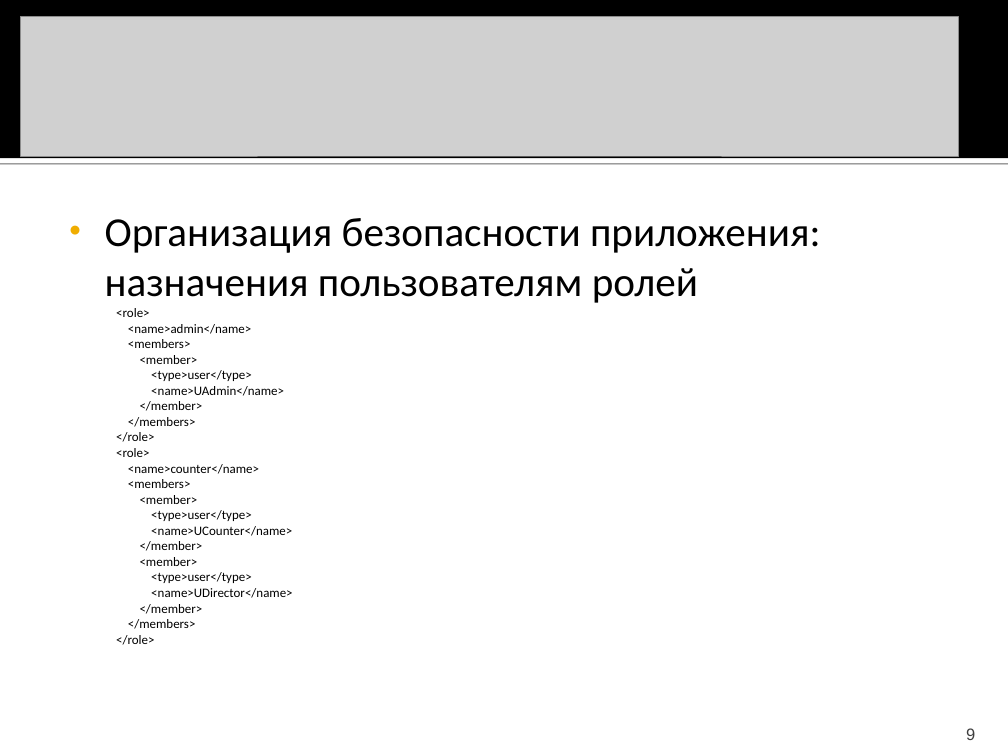
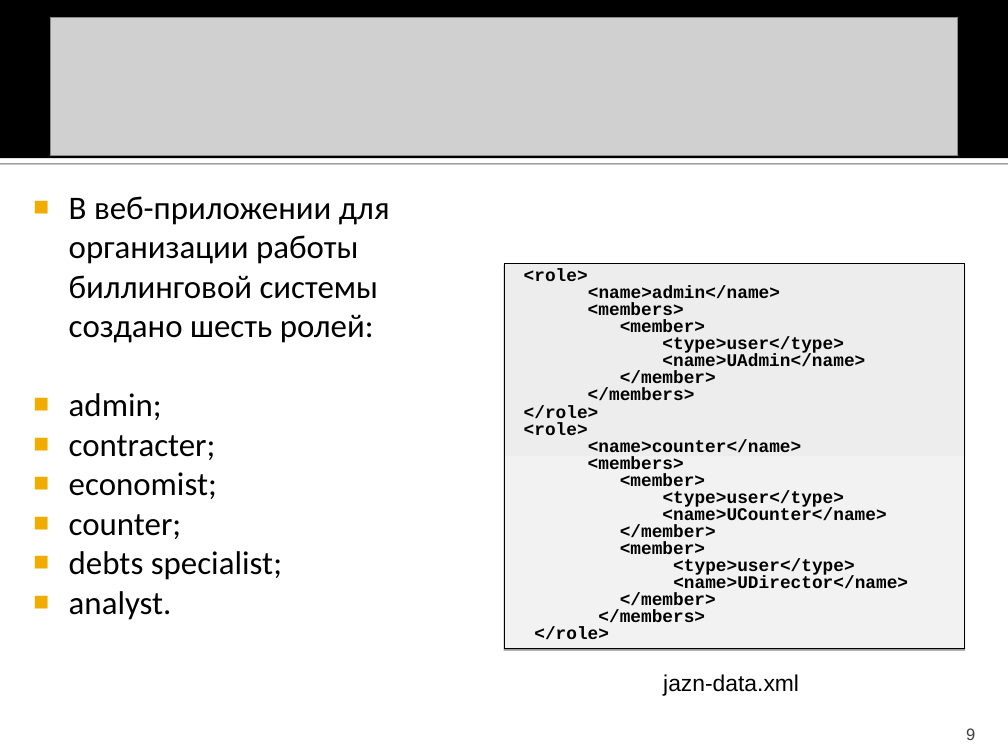
Before and after one commit to BarabancsikovaNatalia/CourseWork, a slide deck: slide 9 of Презентация к курсовой работе.ppt. Drawn at 1008x756 pixels with LibreOffice and Linux fonts; fonts in the diff are those of the drawing; grey boxes stand for pictures. Boxes give left, top, right and bottom in pixels: in the first picture for what was removed or moved away, otherwise in the second. Text is boxed around its words. In the diff, an @@ line names an element or a change of style, - is before the commit and + after.

```diff
--- a/Презентация к курсовой работе.ppt
+++ b/Презентация к курсовой работе.ppt
@@ picture: place and size @@
-picture at (21,16,959,156)
+picture at (50,17,958,155)
@@ text added at (69,196,390,620), 25.9 pt, text #000000 @@
+■ В веб-приложении для организации работы биллинговой системы создано шесть ролей:
+■ admin;
+■ contracter;
+■ economist;
+■ counter;
+■ debts specialist;
+■ analyst.
@@ text in rectangle at (105,218,821,303): paragraph removed @@
-• Организация безопасности приложения: назначения пользователям ролей
@@ rectangle "<role>": place and size @@
-rectangle "<role>" at (105,218,821,645)
+rectangle "<role>" at (504,263,965,649)
@@ rectangle "<role>" at (504,263,965,649): size 10.2 to 14 pt, font Calibri to Courier New, bold on; alignment left to justified; indent changed; line spacing 1 to 0.8; fill none to gradient #F2F2F2 to #EDEDED; outline none to #000000 0.51 pt; shadow on @@
@@ text added at (663,674,799,696), 18 pt, text #000000 @@
+jazn-data.xml
```
Also in this commit, not shown: 8 other slides changed, 5 slides added, 5 slides removed, 1 other file.
